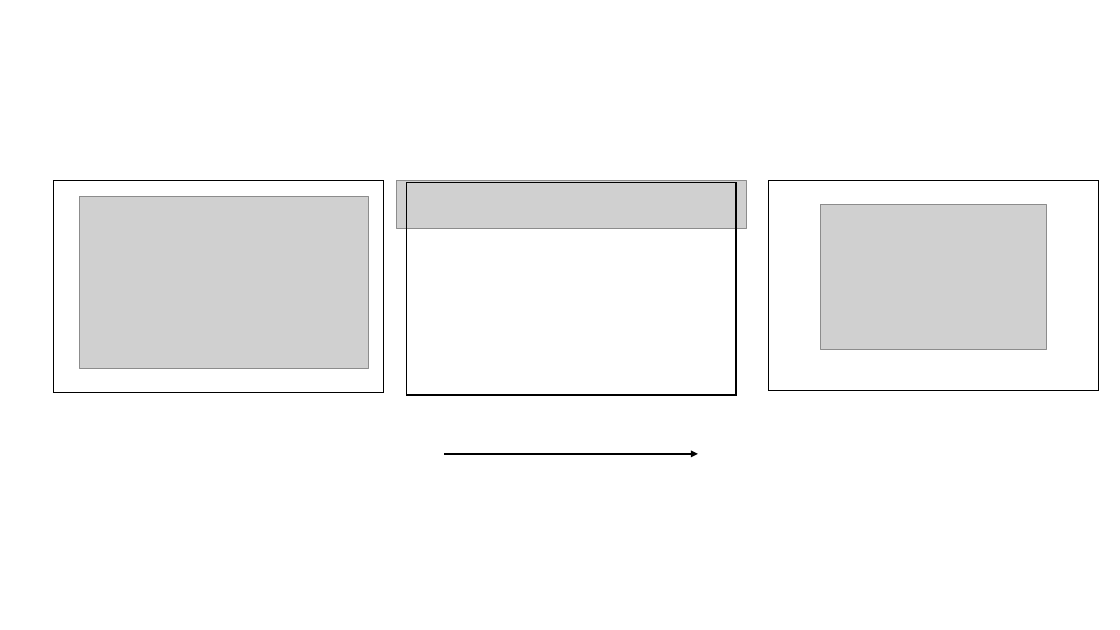
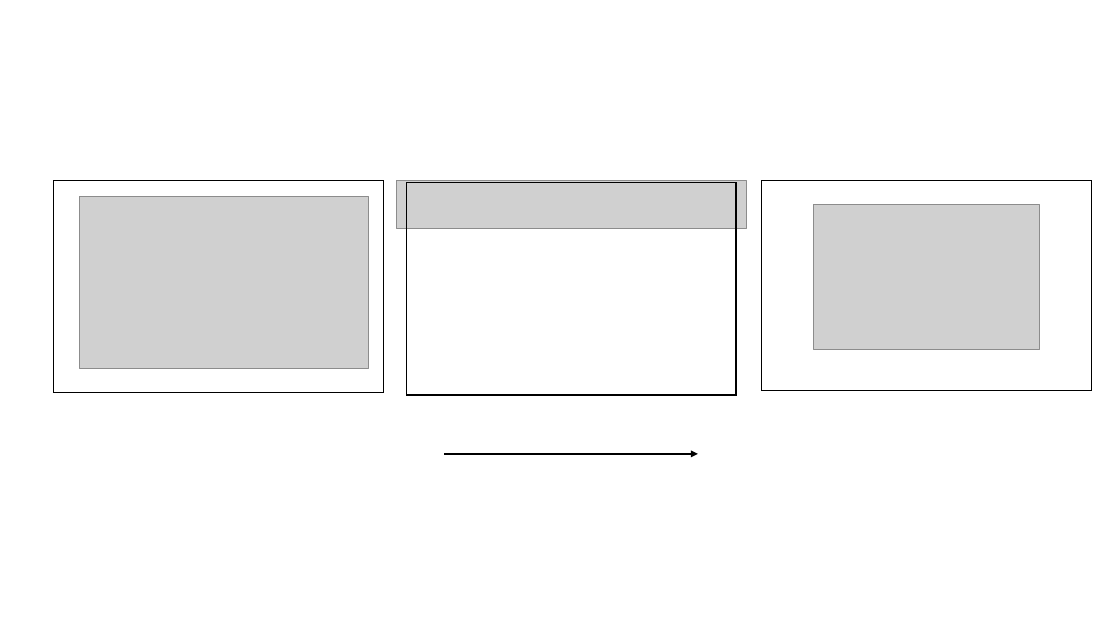
Before and after one commit to gpagnier/rampAnalysis, a slide deck: slide 10 of ShenhavLabMeeting10.29.pptx (slide 8 before the commit). Drawn at 1120x630 pixels with LibreOffice and Linux fonts; fonts in the diff are those of the drawing; grey boxes stand for pictures. Boxes give left, top, right and bottom in pixels: in the first picture for what was removed or moved away, otherwise in the second. Text is boxed around its words. In the diff, an @@ line names an element or a change of style, - is before the commit and + after.

```diff
--- a/ShenhavLabMeeting10.29.pptx
+++ b/ShenhavLabMeeting10.29.pptx
@@ rectangle: place and size @@
-rectangle at [769,180,1099,391]
+rectangle at [761,180,1091,391]
@@ picture: place and size @@
-picture at [821,205,1046,350]
+picture at [814,205,1039,350]
```
Also in this commit, not shown: 14 other slides changed, 14 slides added, 5 slides removed, 2 other files.
